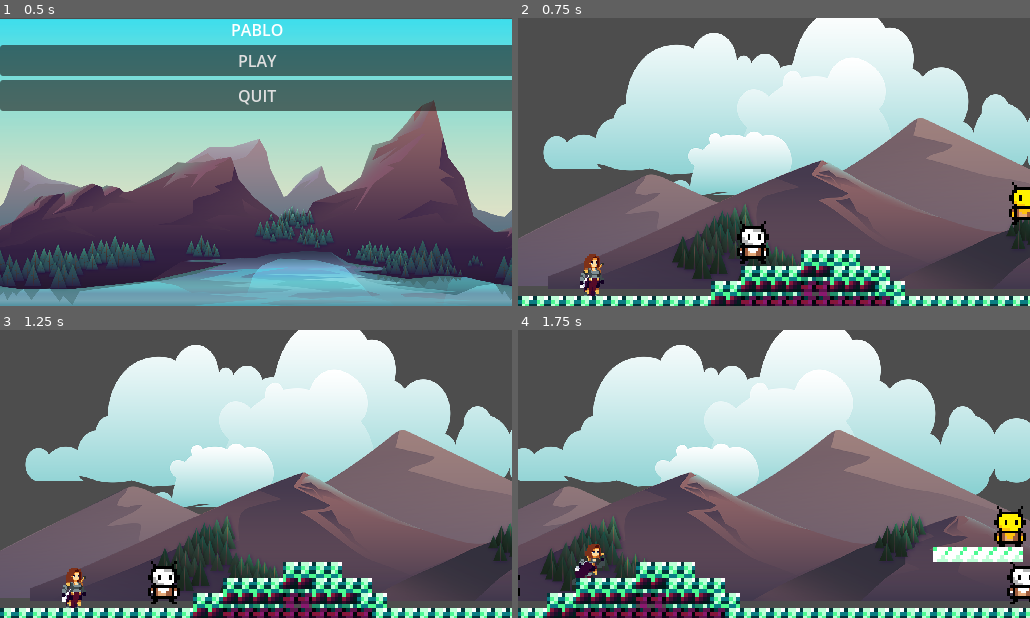
Above: before the commit, frames 1-4 (two rows, left to right).
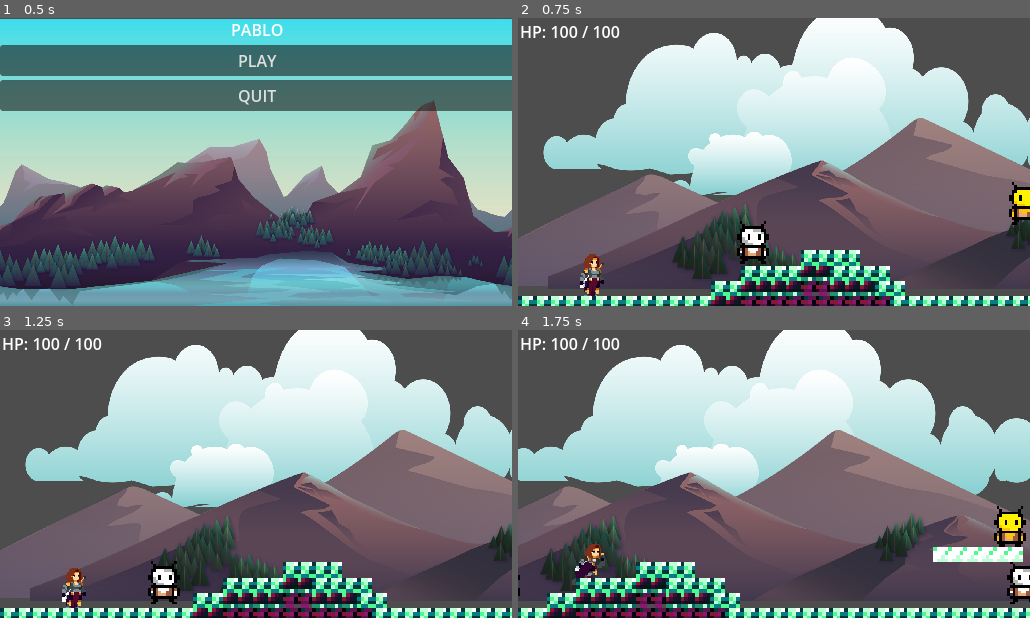
Above: after the commit, the same moments.

Repository: BaoQui/Pablo-s-Adventure
Game: Godot game, scene res://main_menu.tscn
Two runs of this game, one before a commit and one after it. Both use one fixed random seed, a clock stepped at 60 frames per second and the inputs below.
Inputs (mouse positions are in pixels of both pictures, inside the frame that each line leads up to):
- Up to frame 1 (0.5 s): no input
- Up to frame 2 (0.75 s): click "PLAY" at 0.5 s
- Up to frame 3 (1.25 s): no input
- Up to frame 4 (1.75 s): tap Enter (ui_accept) at 1.25, 1.52 s; move the mouse to (886, 459) at 1.27 s; hold Right (ui_right) from 1.28 s (still down); tap I at 1.35 s; click (886, 459) at 1.42 s

Frame 1 is identical in both runs. In frame 2, 0.4% of the frame differs, in the area x 0-20%, y 2-7%; in frame 3, 0.4%; in frame 4, 0.4%.

Commit message:
Hp_TrackerLabel

Diff:
--- a/Level.tscn
+++ b/Level.tscn
@@ -874,6 +874,14 @@
 scale = Vector2(0.36971, 0.28689)
 texture = ExtResource("50_608kq")
 
+[node name="CanvasLayer" type="CanvasLayer" parent="."]
+
+[node name="health_label" type="Label" parent="CanvasLayer"]
+offset_left = 2.0
+offset_top = 2.0
+offset_right = 42.0
+offset_bottom = 25.0
+
 [connection signal="body_entered" from="Player/PunchHitbox" to="Player" method="_on_punch_hitbox_body_entered"]
 [connection signal="body_entered" from="Ground Enemy/Area2D" to="Ground Enemy" method="_on_area_2d_body_entered"]
 [connection signal="body_entered" from="Ground Enemy2/Area2D" to="Ground Enemy2" method="_on_area_2d_body_entered"]
--- a/player.gd
+++ b/player.gd
@@ -1,4 +1,7 @@
 extends CharacterBody2D
+
+@onready var health_label: Label = $"../CanvasLayer/health_label"
+
 
 # --- Movement settings ---
 @export var base_move_speed: float = 300.0
@@ -79,6 +82,8 @@
 
 	# Add to Player group
 	add_to_group("Player")
+	update_health_display()
+
 
 func _physics_process(delta: float) -> void:
 	# --- timers ---
@@ -177,6 +182,7 @@
 	print("Player has taken ", damage, " damage")
 	duelist_hit_streak = 0
 	duelist_speed_multiplier = 1.0
+	update_health_display()
 	if current_health <= 0:
 		die()
 
@@ -269,3 +275,7 @@
 	projectile.max_distance = projectile_distance
 	projectile.speed = projectile_speed
 	projectile.damage = projectile_damage
+
+func update_health_display() -> void:
+	if health_label:
+		health_label.text = "HP: %d / %d" % [current_health, max_health]
